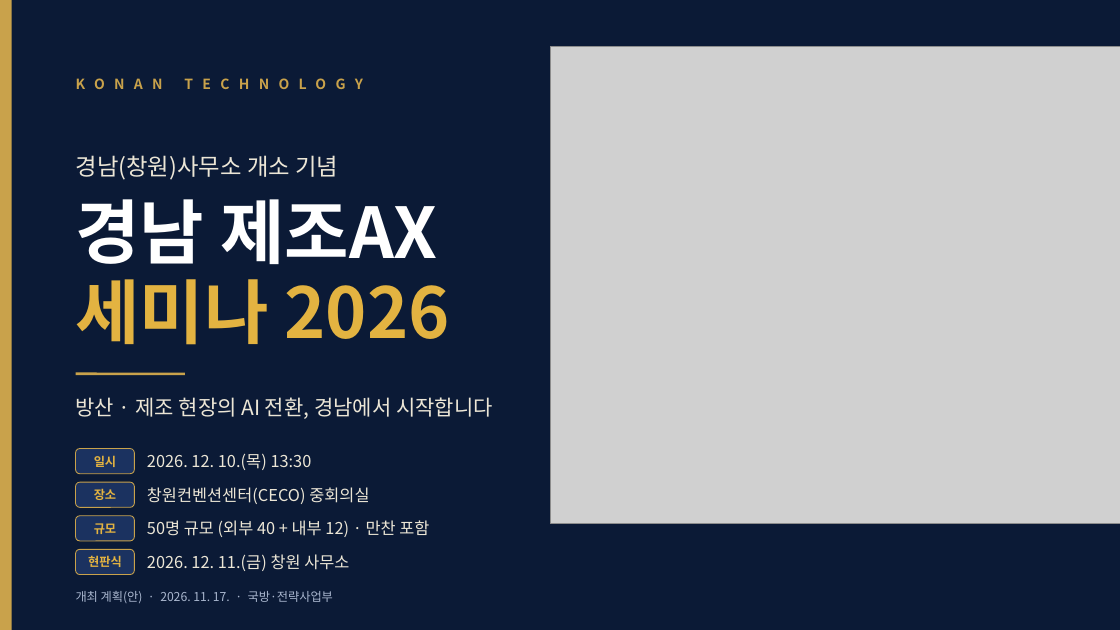
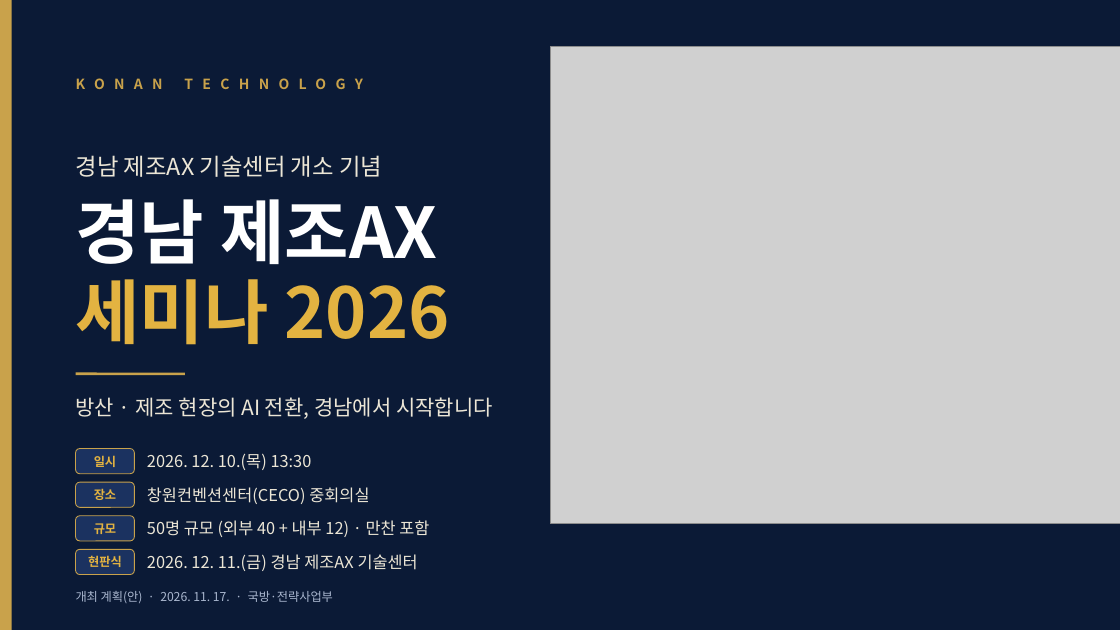
Before and after one commit to Jacob-Yeom/claude, a slide deck: slide 1 of output/changwon_ax_seminar_plan_deck.pptx. Drawn at 1120x630 pixels with LibreOffice and Linux fonts; fonts in the diff are those of the drawing; grey boxes stand for pictures. Boxes give left, top, right and bottom in pixels: in the first picture for what was removed or moved away, otherwise in the second. Text is boxed around its words. In the diff, an @@ line names an element or a change of style, - is before the commit and + after.

```diff
--- a/output/changwon_ax_seminar_plan_deck.pptx
+++ b/output/changwon_ax_seminar_plan_deck.pptx
@@ text at (76, 155, 382, 177): text changed @@
-경남(창원)사무소 개소 기념
+경남 제조AX 기술센터 개소 기념
@@ text at (147, 554, 418, 571): text changed @@
-2026. 12. 11.(금) 창원 사무소
+2026. 12. 11.(금) 경남 제조AX 기술센터
```
Also in this commit, not shown: 4 other slides changed, 2 other files.
